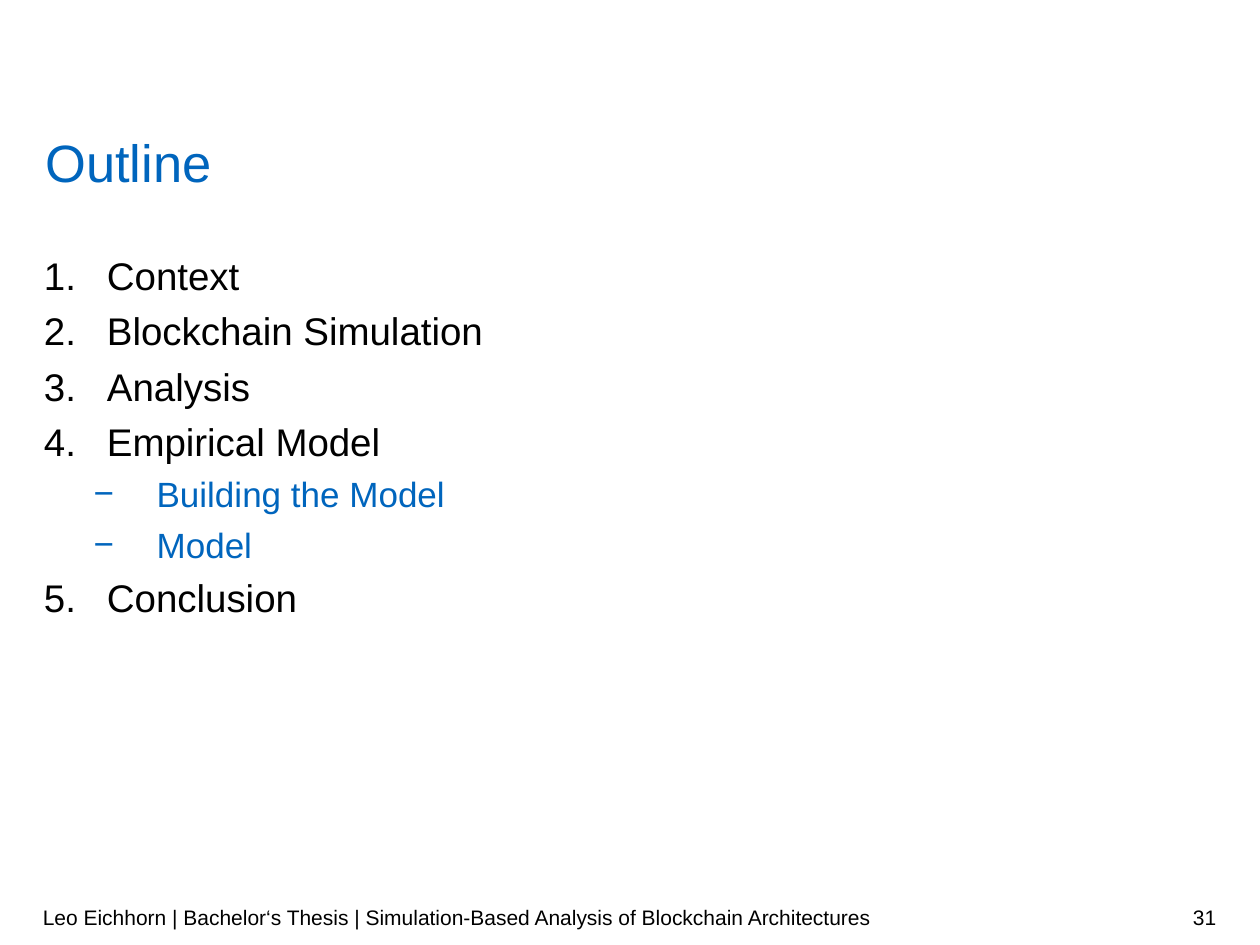
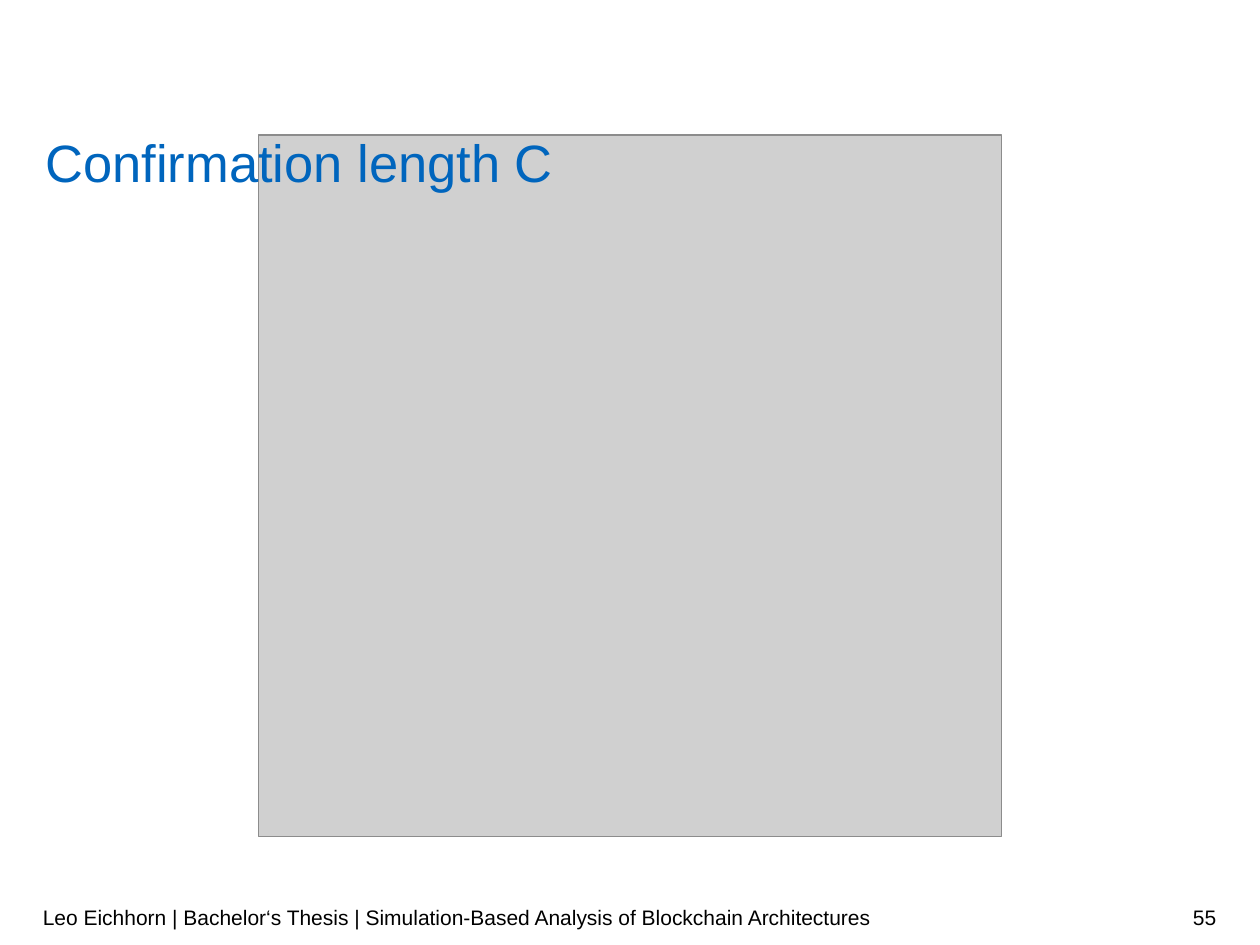
Before and after one commit to LeoEichhorn/Blockchain, a slide deck: slide 55 of Presentation/Blockchain.pptx (slide 31 before the commit). Drawn at 1260x945 pixels with LibreOffice and Linux fonts; fonts in the diff are those of the drawing; grey boxes stand for pictures; background and template pictures are left out. Boxes give left, top, right and bottom in pixels: in the first picture for what was removed or moved away, otherwise in the second. Text is boxed around its words. In the diff, an @@ line names an element or a change of style, - is before the commit and + after.

```diff
--- a/Presentation/Blockchain.pptx
+++ b/Presentation/Blockchain.pptx
@@ title at [45,140,553,193]: text changed @@
-Outline
+Confirmation length C
@@ picture added at [258,135,1002,837] @@
@@ text removed at [107,263,482,613] @@
-1. Context
-2. Blockchain Simulation
-3. Analysis
-4. Empirical Model
-    − Building the Model
-    − Model
-5. Conclusion
@@ page number at [1193,910,1216,926]: text changed @@
-31
+55
```
Also in this commit, not shown: 21 other slides changed, 8 slides added, 19 other files.
